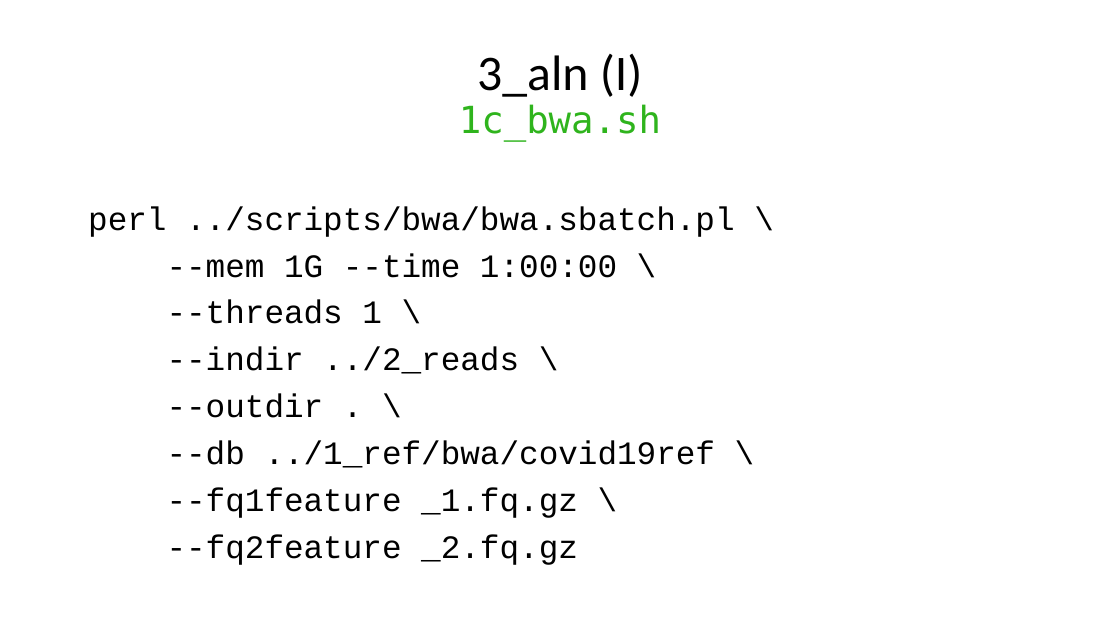
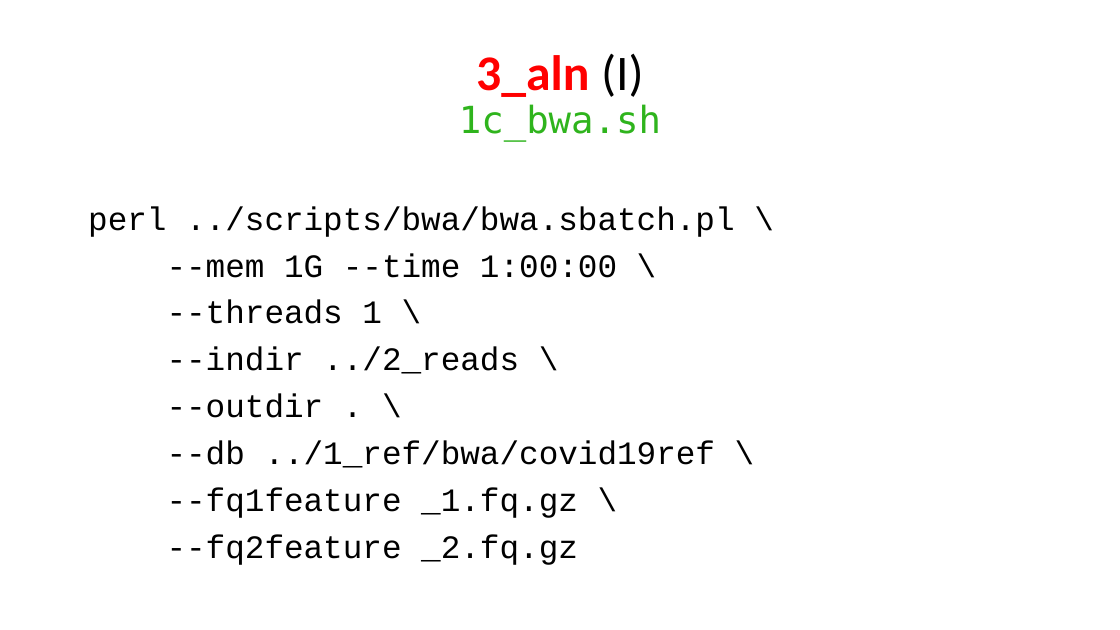
Before and after one commit to liu3zhenlab/teaching, a slide deck: slide 14 of PLPTH813Bioinformatis/2025/2_lab/lab09_tree.pptx (slide 13 before the commit). Drawn at 1120x630 pixels with LibreOffice and Linux fonts; fonts in the diff are those of the drawing. Boxes give left, top, right and bottom in pixels: in the first picture for what was removed or moved away, otherwise in the second. Text is boxed around its words. In the diff, an @@ line names an element or a change of style, - is before the commit and + after.

```diff
--- a/PLPTH813Bioinformatis/2025/2_lab/lab09_tree.pptx
+++ b/PLPTH813Bioinformatis/2025/2_lab/lab09_tree.pptx
@@ title "3_aln (I) 1c_bwa.sh" at bbox=[459, 53, 661, 141]: text colour #000000 to #FF0000, bold on in "3_aln" @@
```
Also in this commit, not shown: 8 other slides changed, 1 slide added, 3 other files.
